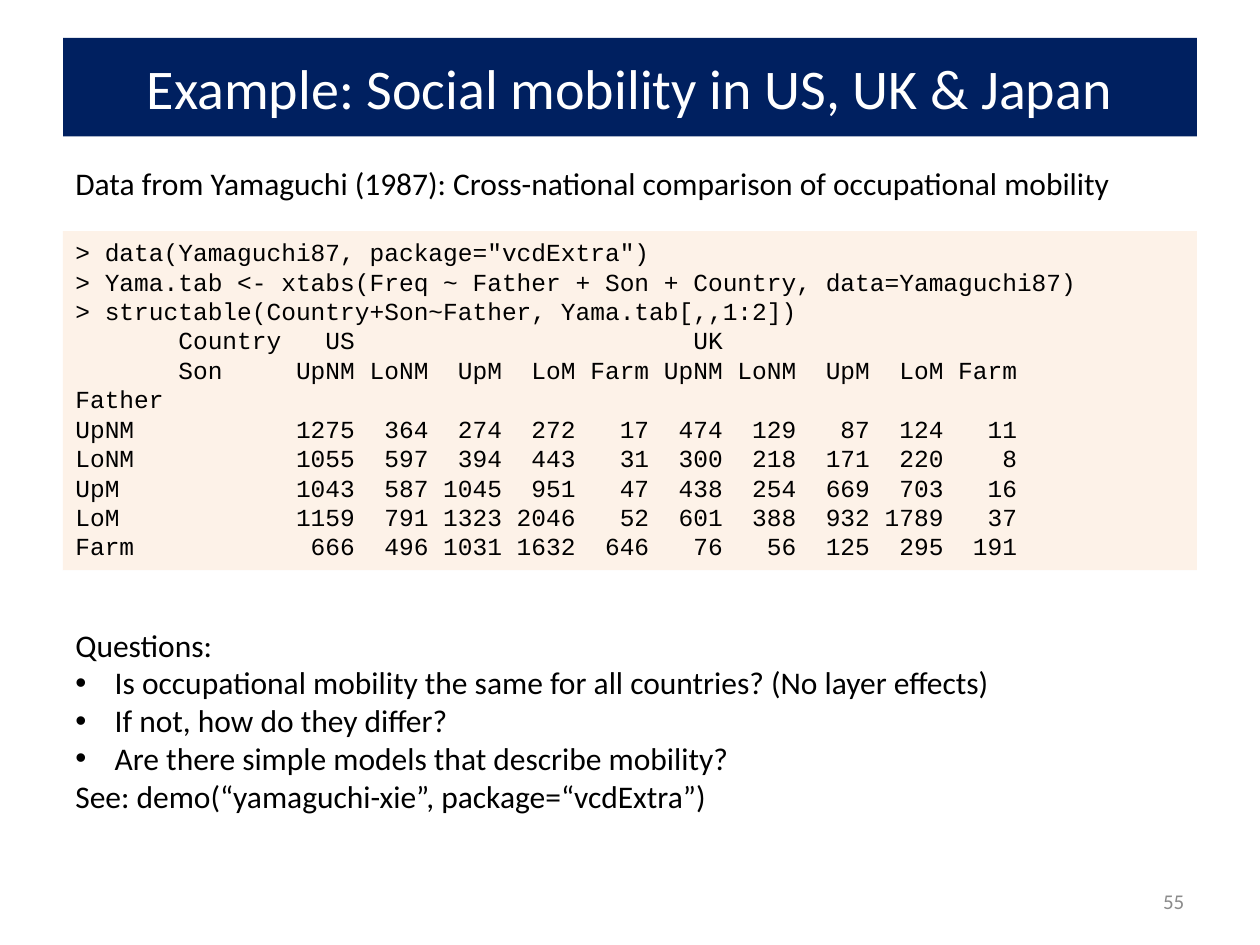
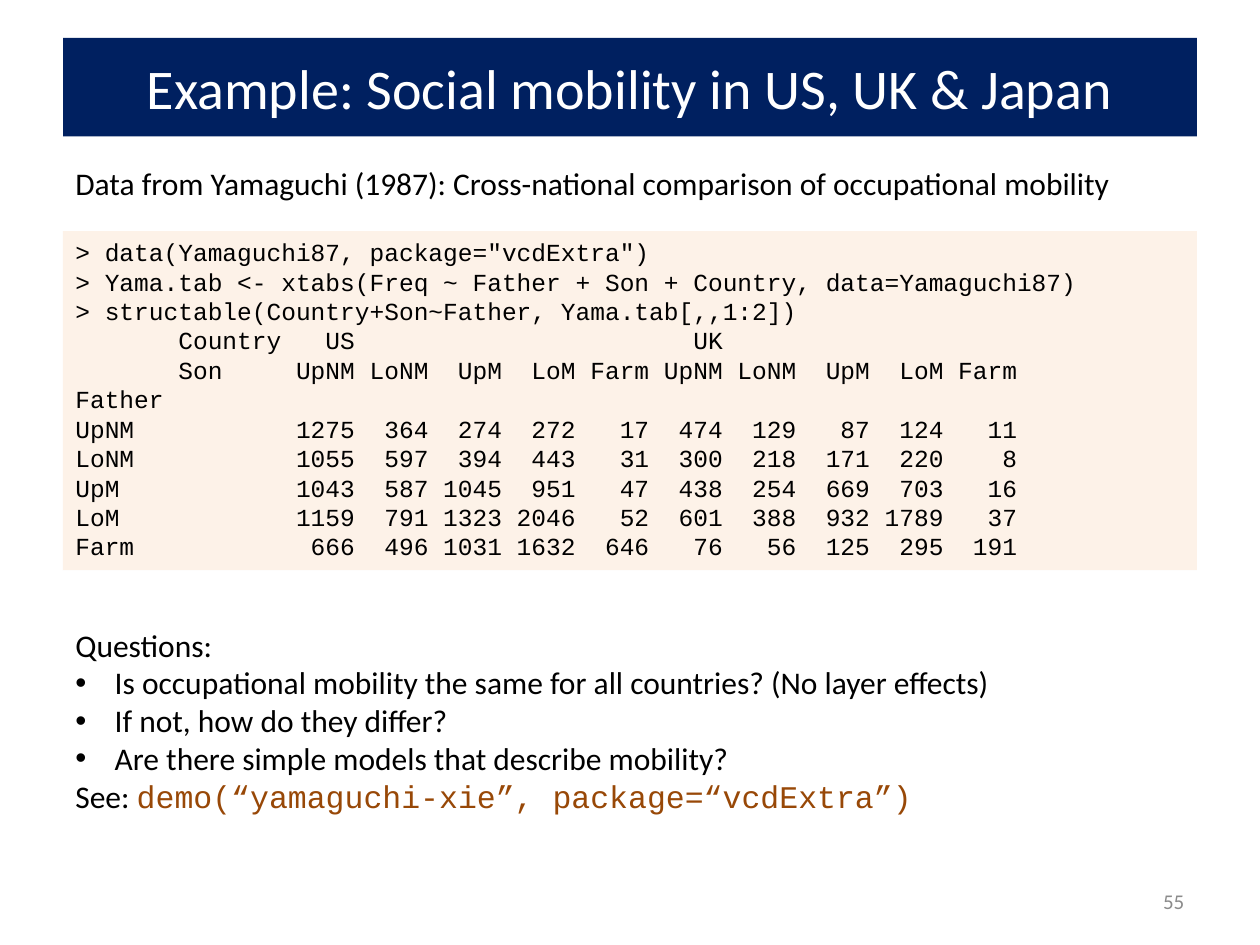
Before and after one commit to friendly/psy6136, a slide deck: slide 55 of docs/lectures/08-Loglin2.pptx. Drawn at 1260x945 pixels with LibreOffice and Linux fonts; fonts in the diff are those of the drawing. Boxes give left, top, right and bottom in pixels: in the first picture for what was removed or moved away, otherwise in the second. Text is boxed around its words. In the diff, an @@ line names an element or a change of style, - is before the commit and + after.

```diff
--- a/docs/lectures/08-Loglin2.pptx
+++ b/docs/lectures/08-Loglin2.pptx
@@ text at [75, 785, 912, 815]: font Calibri to Courier New, text colour #000000 to #984807 in "demo(“yamaguchi-xie”, package=“vcdExtra”)" @@
```
Also in this commit, not shown: 6 other slides changed, 18 other files.
